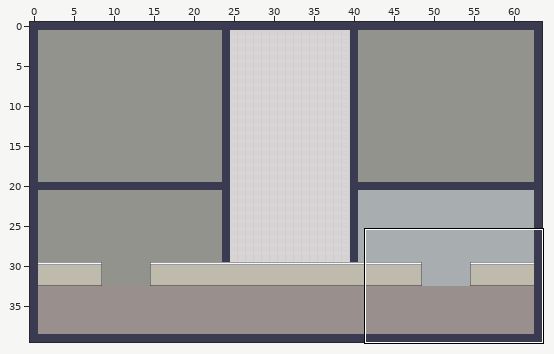
Tiled map (JSON), stored at client/public/assets/map/map2.tmj. The picture above shows the old version from afar; the outline marks the close-up.
Close-up. Before the commit:
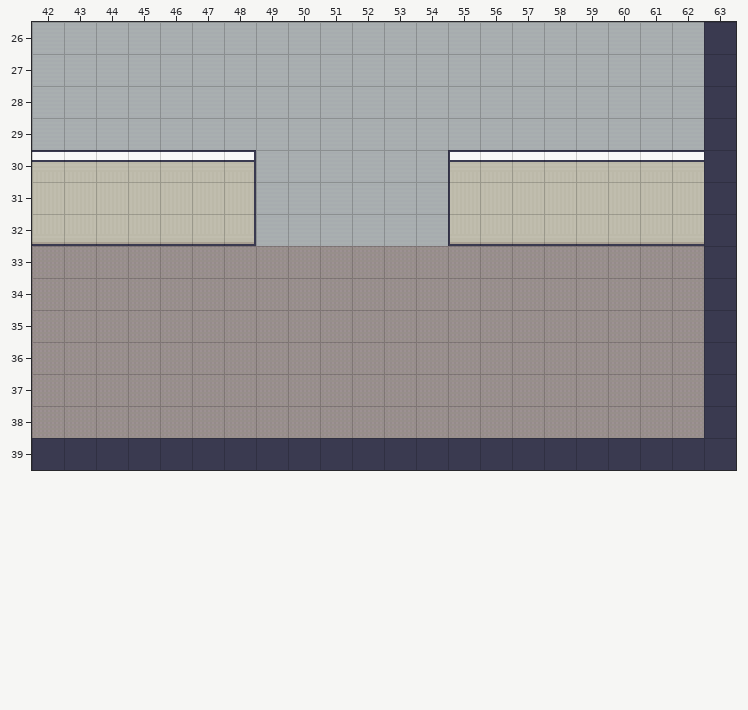
Cells are 32x32 px. Shown: x 42..63, y 26..39. The commit also changed other parts of the map, which this record leaves out.
Once edited:
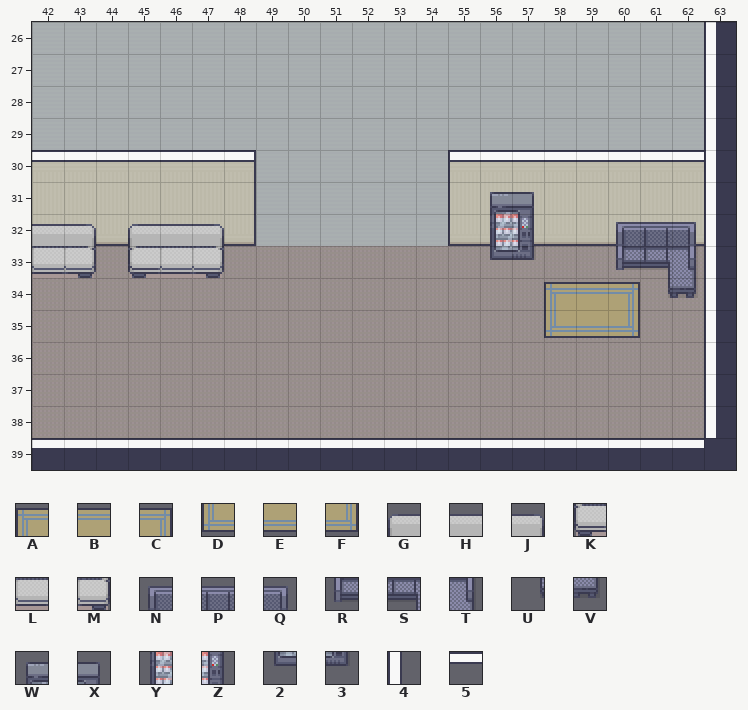
Key: from "Interiors_free_32x32": A 675, B 676, C 677, D 691, E 692, F 693, G 1156, H 1157, J 1158, K 1172, L 1173, M 1174; from "Modern_Office_Black_Shadow": N 274, P 275, Q 276, R 290, S 291, T 292, U 307, V 308, W 370, X 371, Y 386, Z 387, 2 402, 3 403; from "Room_Builder_free_32x32": 4 47, 5 63.
_ is an empty cell.
Tiles of an added or newly shown layer are drawn over the layers below it.
The exact change:
Layer "Wall":
y 26..38: x 63 _ -> 4
y 39: x 42..62 _____________________ -> 555555555555555555555
Layer "Props" (added):
y 31: x 56..57 __ -> WX
y 32: x 42..43 __ -> HJ; x 45..47 ___ -> GHJ; x 56..57 __ -> YZ; x 60..62 ___ -> NPQ
y 33: x 42..43 __ -> LM; x 45..47 ___ -> KLM; x 56..57 __ -> 23; x 60..62 ___ -> RST
y 34: x 58..62 _____ -> ABCUV
y 35: x 58..60 ___ -> DEF
Changed places in both close-ups, as pixel boxes (x1, y1, x2, y2):
added: (32, 22, 716, 448)
